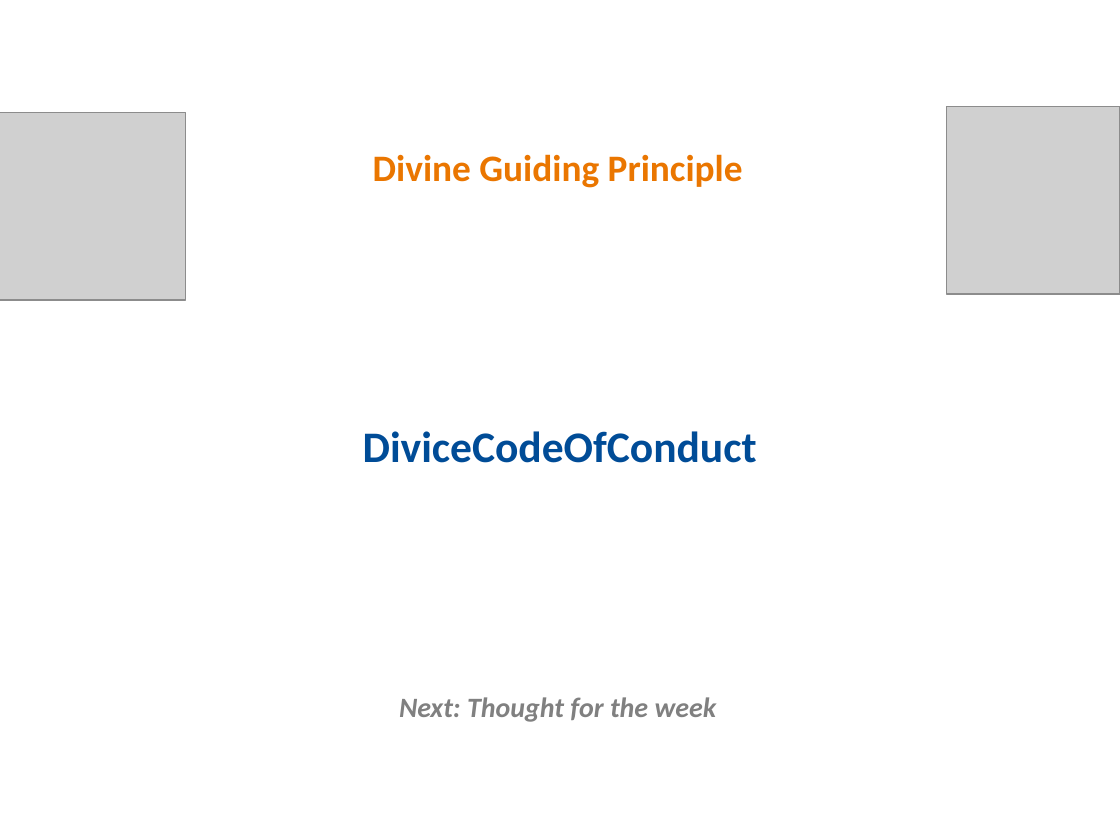
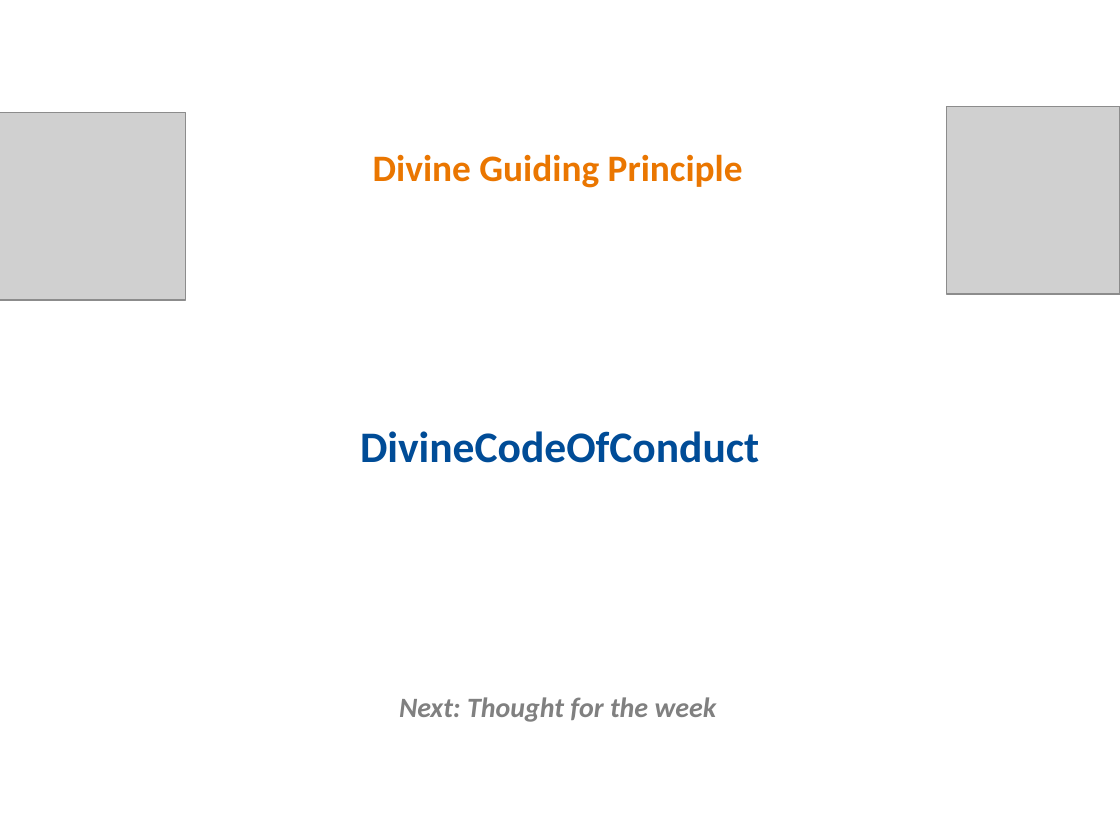
Before and after one commit to rkanadam/saibhajanmaker, a slide deck: slide 1 of WebContent/WEB-INF/templates/25th Anniversary/divineCodeOfConduct.pptx. Drawn at 1120x840 pixels with LibreOffice and Linux fonts; fonts in the diff are those of the drawing; grey boxes stand for pictures. Boxes give left, top, right and bottom in pixels: in the first picture for what was removed or moved away, otherwise in the second. Text is boxed around its words. In the diff, an @@ line names an element or a change of style, - is before the commit and + after.

```diff
--- a/WebContent/WEB-INF/templates/25th Anniversary/divineCodeOfConduct.pptx
+++ b/WebContent/WEB-INF/templates/25th Anniversary/divineCodeOfConduct.pptx
@@ text at (360, 431, 759, 463): text changed @@
-DiviceCodeOfConduct
+DivineCodeOfConduct
```
Also in this commit, not shown: 1 other file.
